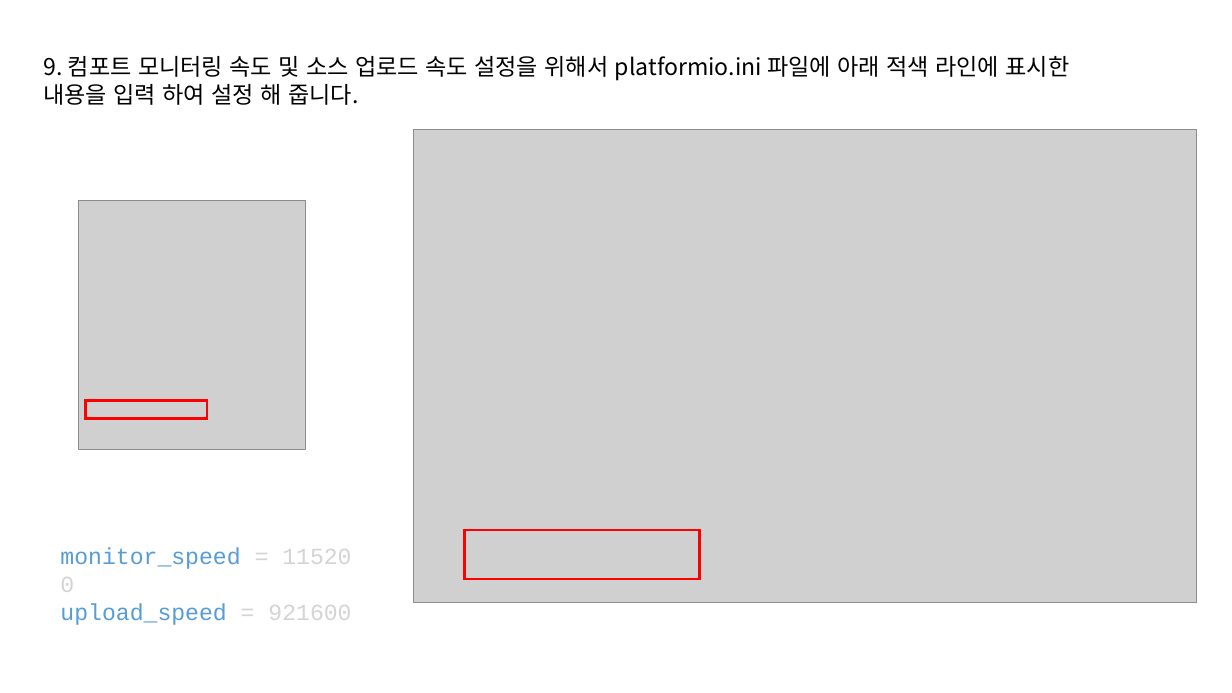
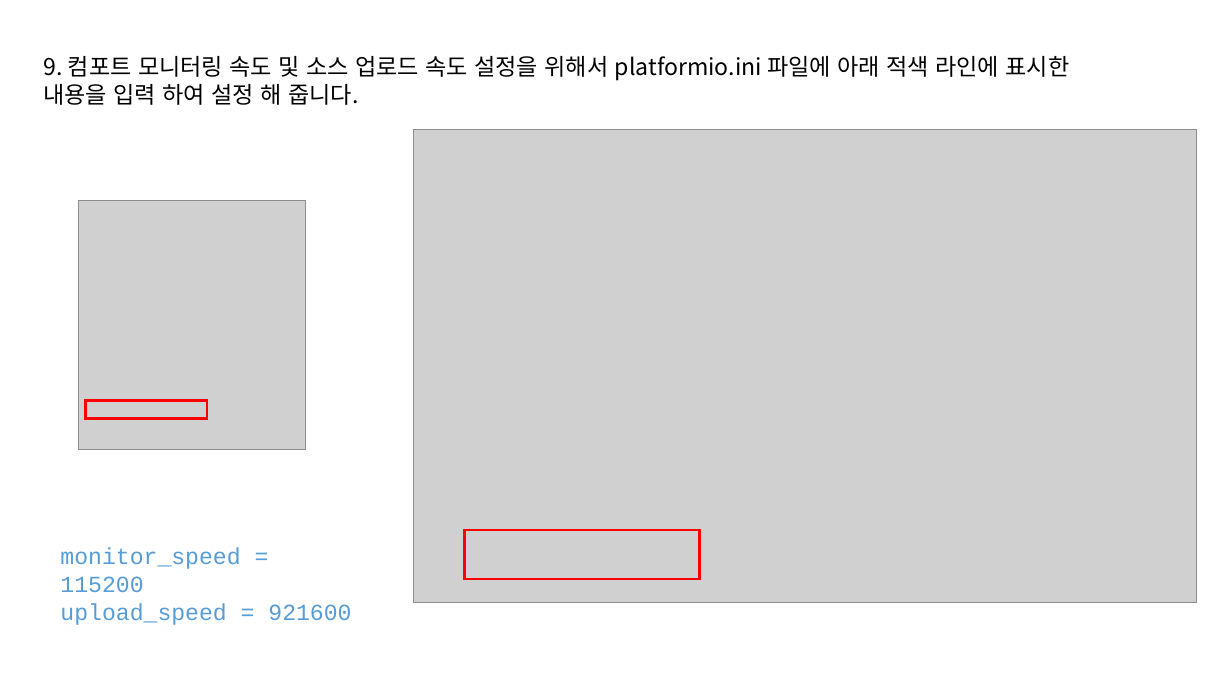
Before and after one commit to mocona05/seoil_uni_project, a slide deck: slide 5 of ESP32/DOC/PlatformIO로 Espressif타겟 프로젝트 만들기.pptx. Drawn at 1232x693 pixels with LibreOffice and Linux fonts; fonts in the diff are those of the drawing; grey boxes stand for pictures. Boxes give left, top, right and bottom in pixels: in the first picture for what was removed or moved away, otherwise in the second. Text is boxed around its words. In the diff, an @@ line names an element or a change of style, - is before the commit and + after.

```diff
--- a/ESP32/DOC/PlatformIO로 Espressif타겟 프로젝트 만들기.pptx
+++ b/ESP32/DOC/PlatformIO로 Espressif타겟 프로젝트 만들기.pptx
@@ text "monitor_speed = 115200" at <box>60,547,351,625</box>: text colour #D4D4D4 to #569CD6 in "= 115200", "= 921600" @@
```
Also in this commit, not shown: 2 other slides changed, 43 other files.
